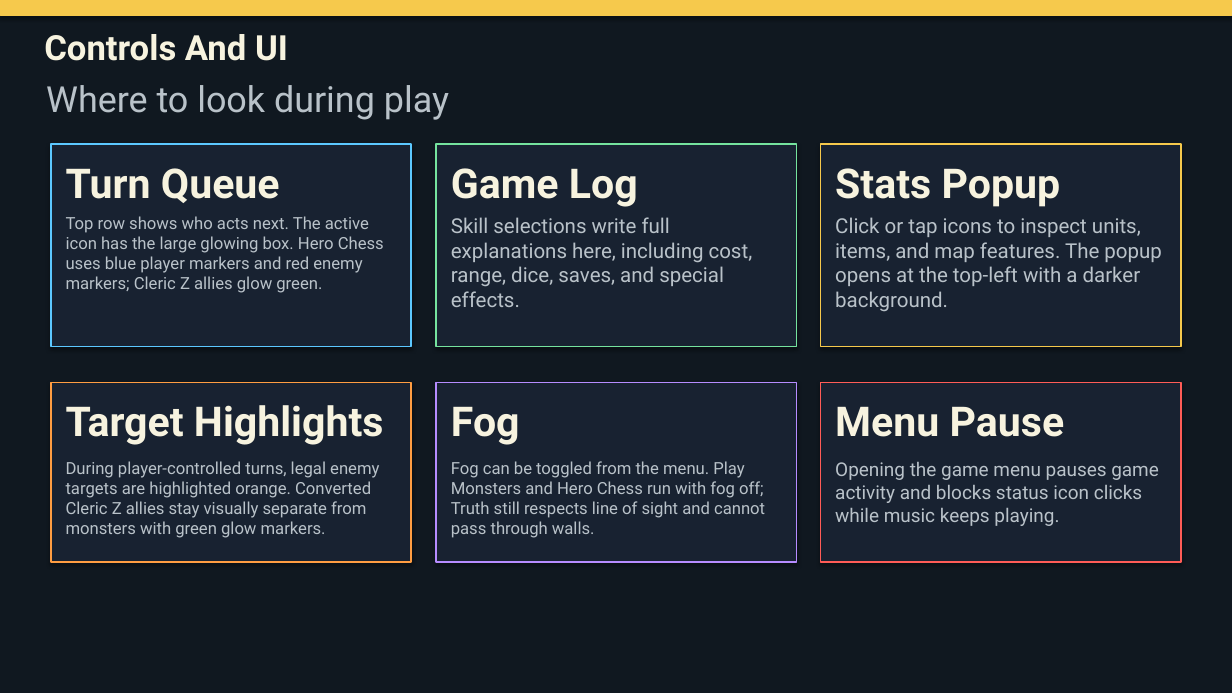
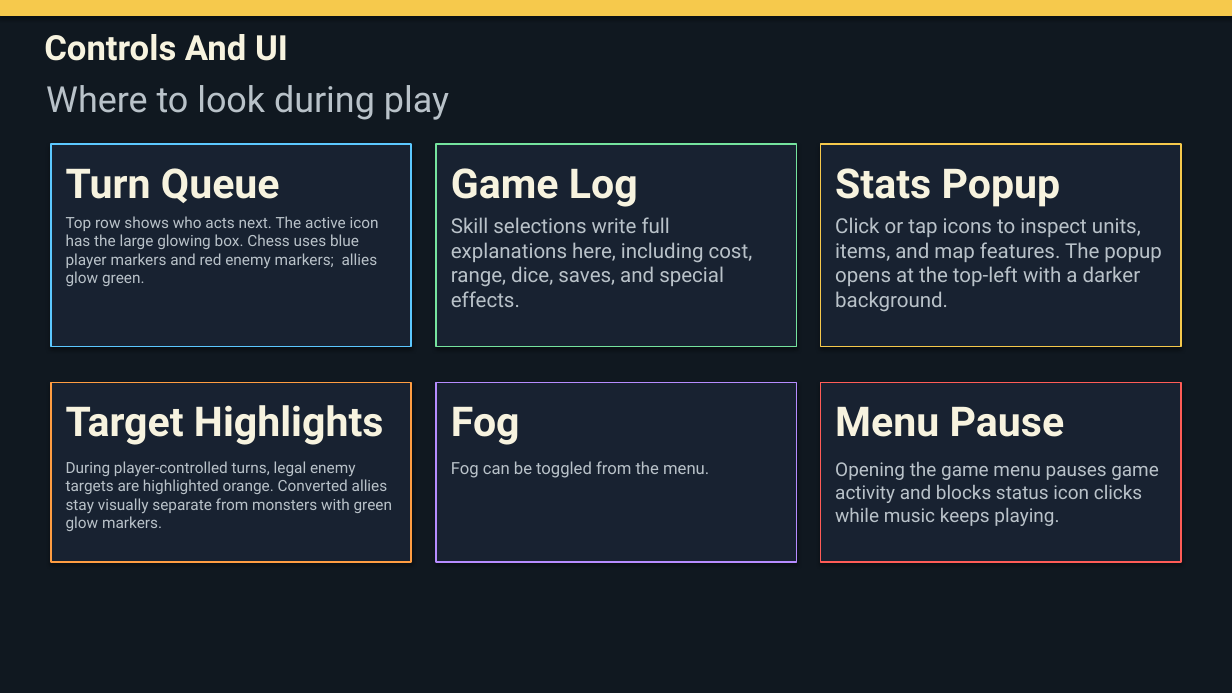
Before and after one commit to teymurianstudios/teymurian-studios, a slide deck: slide 3 of Pharhad_Road_Manual.pptx (slide 4 before the commit). Drawn at 1232x693 pixels with LibreOffice and Linux fonts; fonts in the diff are those of the drawing. Boxes give left, top, right and bottom in pixels: in the first picture for what was removed or moved away, otherwise in the second. Text is boxed around its words. In the diff, an @@ line names an element or a change of style, - is before the commit and + after.

```diff
--- a/Pharhad_Road_Manual.pptx
+++ b/Pharhad_Road_Manual.pptx
@@ text at <box>66,216,379,286</box>: text changed; size 13 to 12 pt @@
-Top row shows who acts next. The active icon has the large glowing box. Hero Chess uses blue player markers and red enemy markers; Cleric Z allies glow green.
+Top row shows who acts next. The active icon has the large glowing box. Chess uses blue player markers and red enemy markers; allies glow green.
@@ text at <box>66,461,393,531</box>: text changed; size 13 to 12 pt @@
-During player-controlled turns, legal enemy targets are highlighted orange. Converted Cleric Z allies stay visually separate from monsters with green glow markers.
+During player-controlled turns, legal enemy targets are highlighted orange. Converted allies stay visually separate from monsters with green glow markers.
@@ text at <box>451,461,709,478</box>: text changed @@
-Fog can be toggled from the menu. Play Monsters and Hero Chess run with fog off; Truth still respects line of sight and cannot pass through walls.
+Fog can be toggled from the menu.
```
Also in this commit, not shown: 1 other slide changed, 1 slide added, 11 slides removed, 1 other file.
